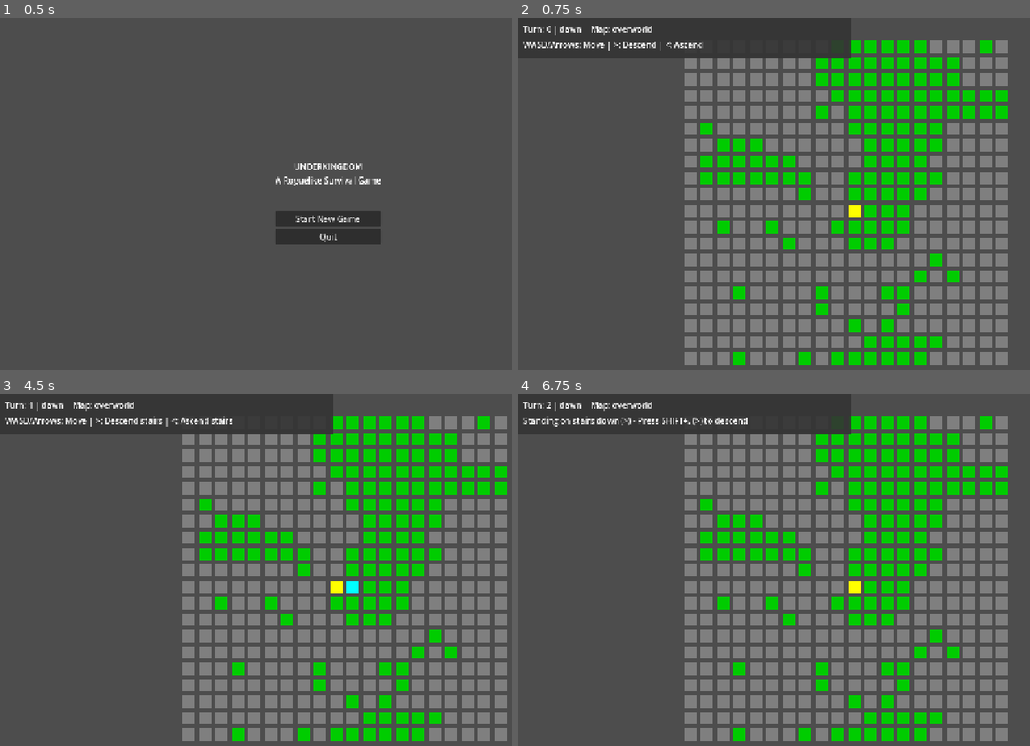
Above: before the commit, frames 1-4 (two rows, left to right).
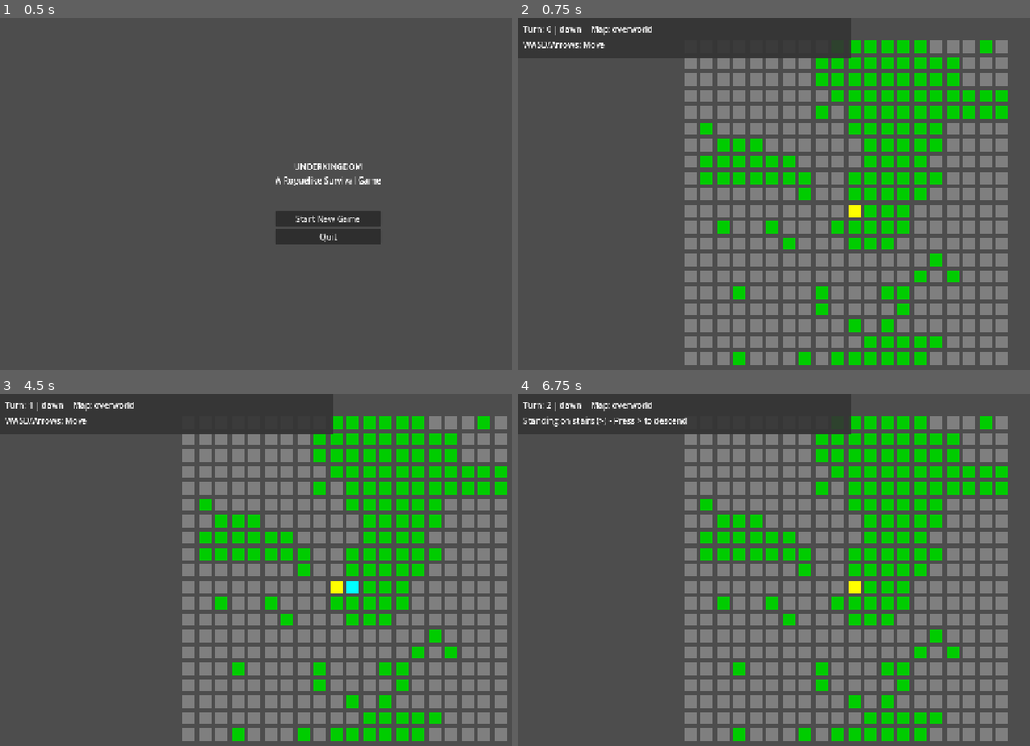
Above: after the commit, the same moments.

Repository: stevenraines/underkingdom-godot-cc
Game: Godot game, scene res://scenes/main.tscn
Same seed, same stepped clock (60 frames per second), same inputs: the game is played once before the commit and once after it.
Inputs:
- Up to frame 1 (0.5 s): no input
- Up to frame 2 (0.75 s): click "Start New Game" at 0.5 s
- Up to frame 3 (4.5 s): tap Enter at 1.25, 2.75, 4.25 s; hold Right (ui_right) 1.28-2.03 s; tap Space at 2, 3.5 s; hold Down (ui_down) 2.03-2.78 s; hold Right (ui_right) 2.78-3.53 s; hold Up (ui_up) 3.53-4.28 s; hold Left (ui_left) from 4.28 s (still down)
- Up to frame 4 (6.75 s): tap Space at 5 s; release Left (ui_left) at 5.78 s; hold Down (ui_down) 5.78-6.53 s; hold Right (ui_right) from 6.53 s (still down)

Frame 1 is identical in both runs. In frame 2, 0.2% of the frame differs, in the area x 17-37%, y 6-10%; in frame 3, 0.3%; in frame 4, 0.4%, in the area x 15-45%, y 6-9%.

Commit message:
fix: Update dungeon floor tracking and refine stairs navigation messages

Diff:
--- a/autoload/map_manager.gd
+++ b/autoload/map_manager.gd
@@ -7,7 +7,7 @@
 
 var loaded_maps: Dictionary = {}  # map_id -> GameMap
 var current_map: GameMap = null
-var current_dungeon_floor: int = 1  # Track which dungeon floor player is on
+var current_dungeon_floor: int = 0  # Track which dungeon floor player is on (0 = overworld)
 
 func _ready() -> void:
 	print("MapManager initialized")
--- a/scenes/game.gd
+++ b/scenes/game.gd
@@ -112,8 +112,8 @@
 	var tile = MapManager.current_map.get_tile(player.position)
 
 	if tile.tile_type == "stairs_down":
-		message_label.text = "Standing on stairs down (>) - Press SHIFT+. (>) to descend"
+		message_label.text = "Standing on stairs (>) - Press > to descend"
 	elif tile.tile_type == "stairs_up":
-		message_label.text = "Standing on stairs up (<) - Press SHIFT+, (<) to ascend"
+		message_label.text = "Standing on stairs (<) - Press < to ascend"
 	else:
-		message_label.text = "WASD/Arrows: Move | >: Descend stairs | <: Ascend stairs"
+		message_label.text = "WASD/Arrows: Move"
--- a/scenes/game.tscn
+++ b/scenes/game.tscn
@@ -41,4 +41,4 @@
 offset_top = 40.0
 offset_right = 600.0
 offset_bottom = 70.0
-text = "WASD/Arrows: Move | >: Descend | <: Ascend"
+text = "WASD/Arrows: Move"
--- a/systems/input_handler.gd
+++ b/systems/input_handler.gd
@@ -35,17 +35,19 @@
 	# Stairs navigation - check for specific key presses
 	elif event is InputEventKey and event.pressed and not event.echo:
 		if event.keycode == KEY_PERIOD and event.shift_pressed:  # > key (Shift + .)
-			# Descend stairs
+			# Descend stairs - only works on stairs_down tiles
 			var tile = MapManager.current_map.get_tile(player.position) if MapManager.current_map else null
 			if tile and tile.tile_type == "stairs_down":
-				player.interact_with_tile()
+				MapManager.descend_dungeon()
+				player._find_and_move_to_stairs("stairs_up")
 				action_taken = true
 				get_viewport().set_input_as_handled()
 		elif event.keycode == KEY_COMMA and event.shift_pressed:  # < key (Shift + ,)
-			# Ascend stairs
+			# Ascend stairs - only works on stairs_up tiles
 			var tile = MapManager.current_map.get_tile(player.position) if MapManager.current_map else null
 			if tile and tile.tile_type == "stairs_up":
-				player.interact_with_tile()
+				MapManager.ascend_dungeon()
+				player._find_and_move_to_stairs("stairs_down")
 				action_taken = true
 				get_viewport().set_input_as_handled()
 
